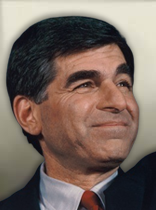
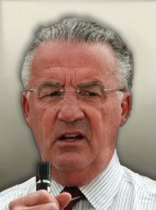
Two versions of the same layered image (156x210). Layer-by-layer changes:
added layer "레이어 15" above "레이어 14" over [0, 15, 156, 210]
hid "레이어 13" over [0, 15, 156, 210]
